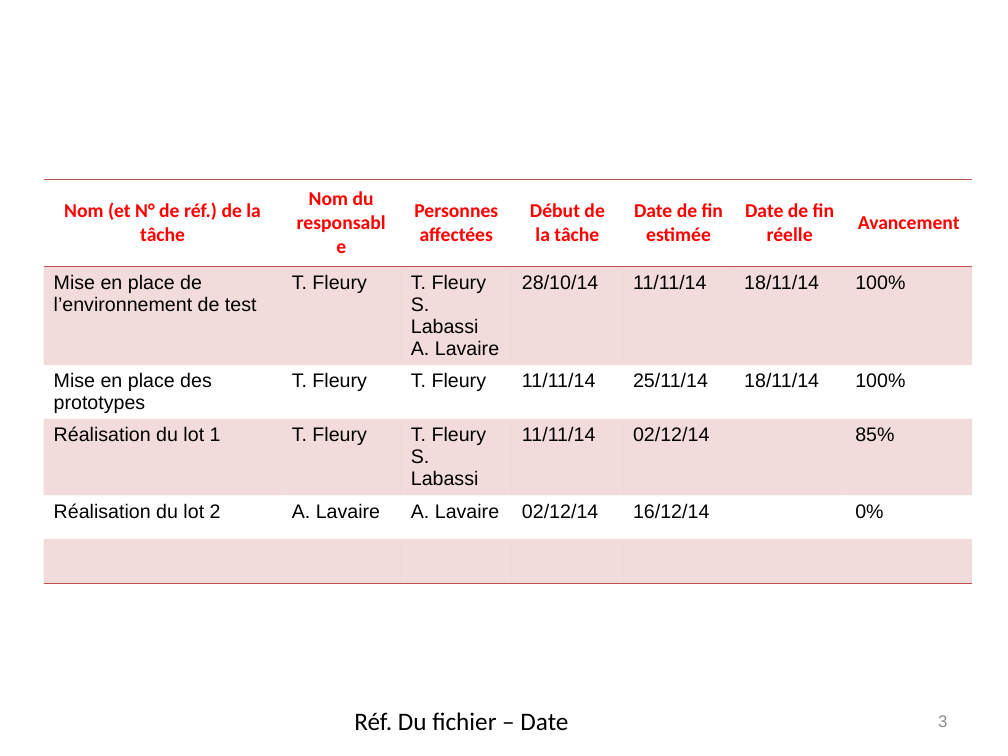
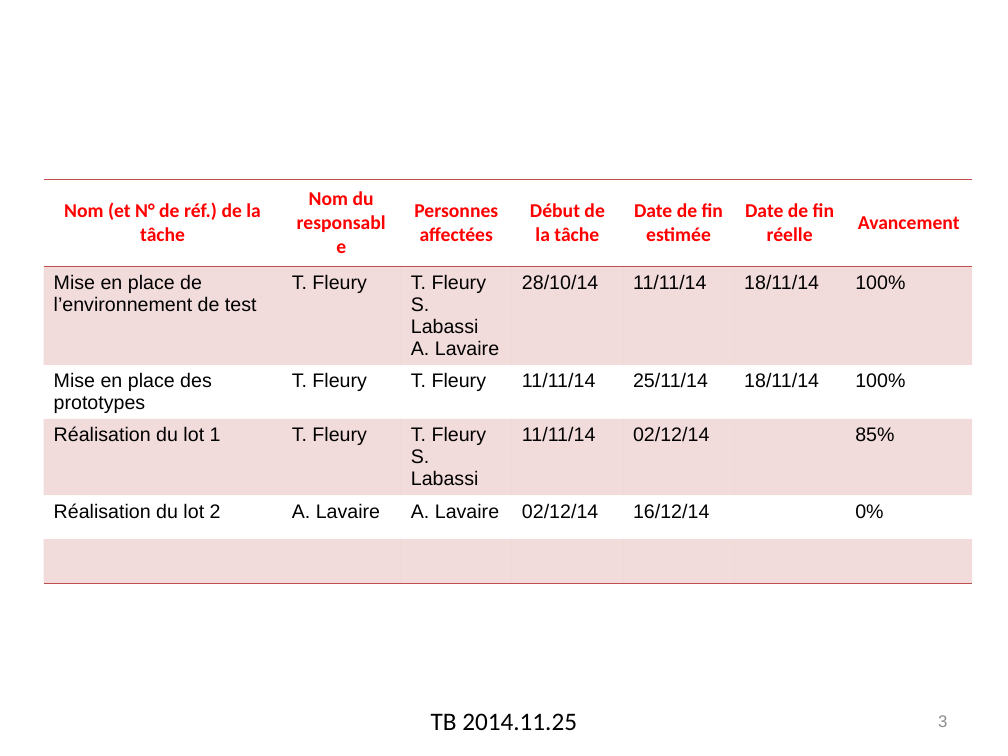
Before and after one commit to elecharny/pi-injector, a slide deck: slide 3 of Documents/TB 2014.11.25.pptx. Drawn at 1008x756 pixels with LibreOffice and Linux fonts; fonts in the diff are those of the drawing; background and template pictures are left out. Boxes give left, top, right and bottom in pixels: in the first picture for what was removed or moved away, otherwise in the second. Text is boxed around its words. In the diff, an @@ line names an element or a change of style, - is before the commit and + after.

```diff
--- a/Documents/TB 2014.11.25.pptx
+++ b/Documents/TB 2014.11.25.pptx
@@ text at (431, 713, 577, 730): text changed @@
-Réf. Du fichier – Date
+TB 2014.11.25
```
Also in this commit, not shown: 4 other slides changed, 2 other files.
